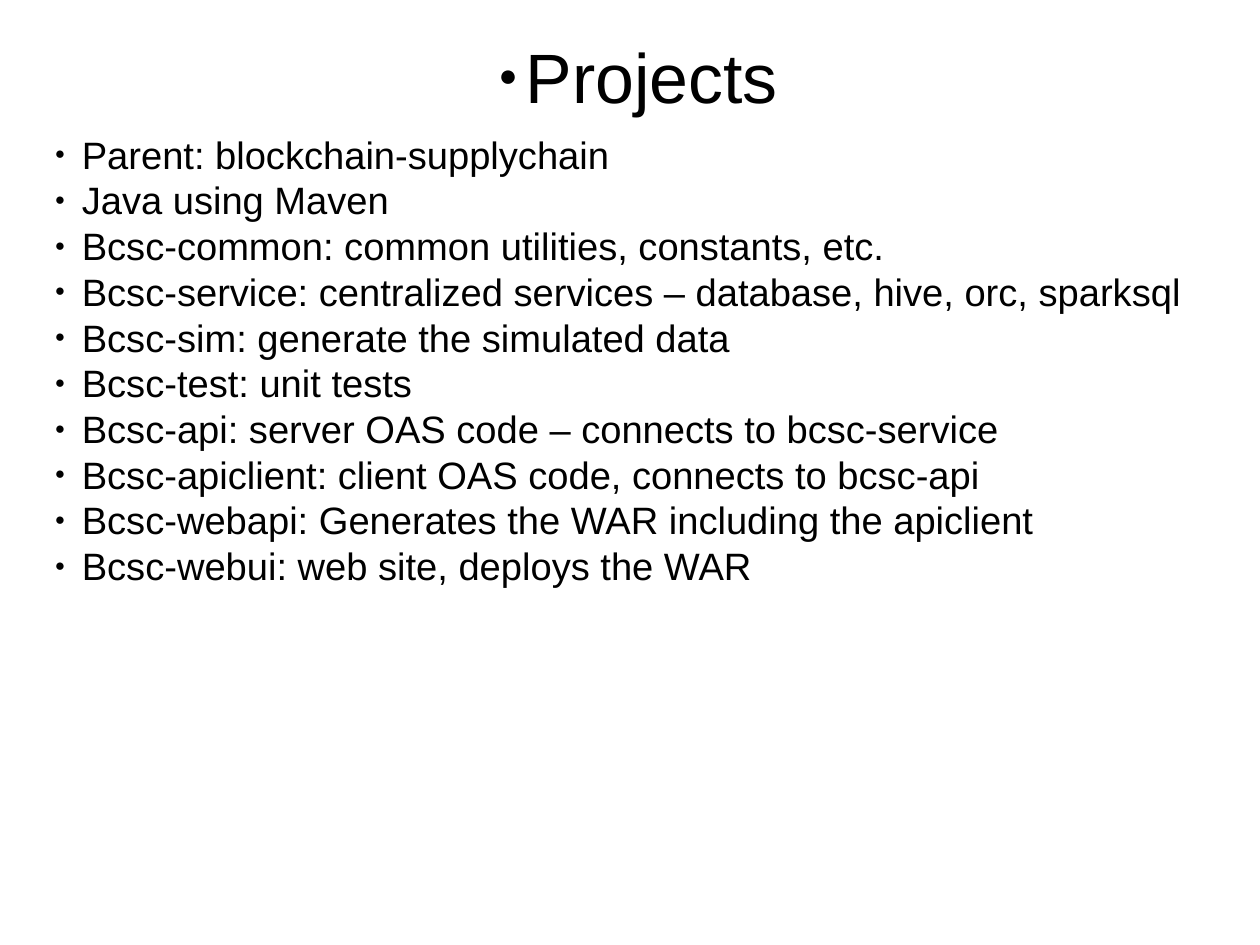
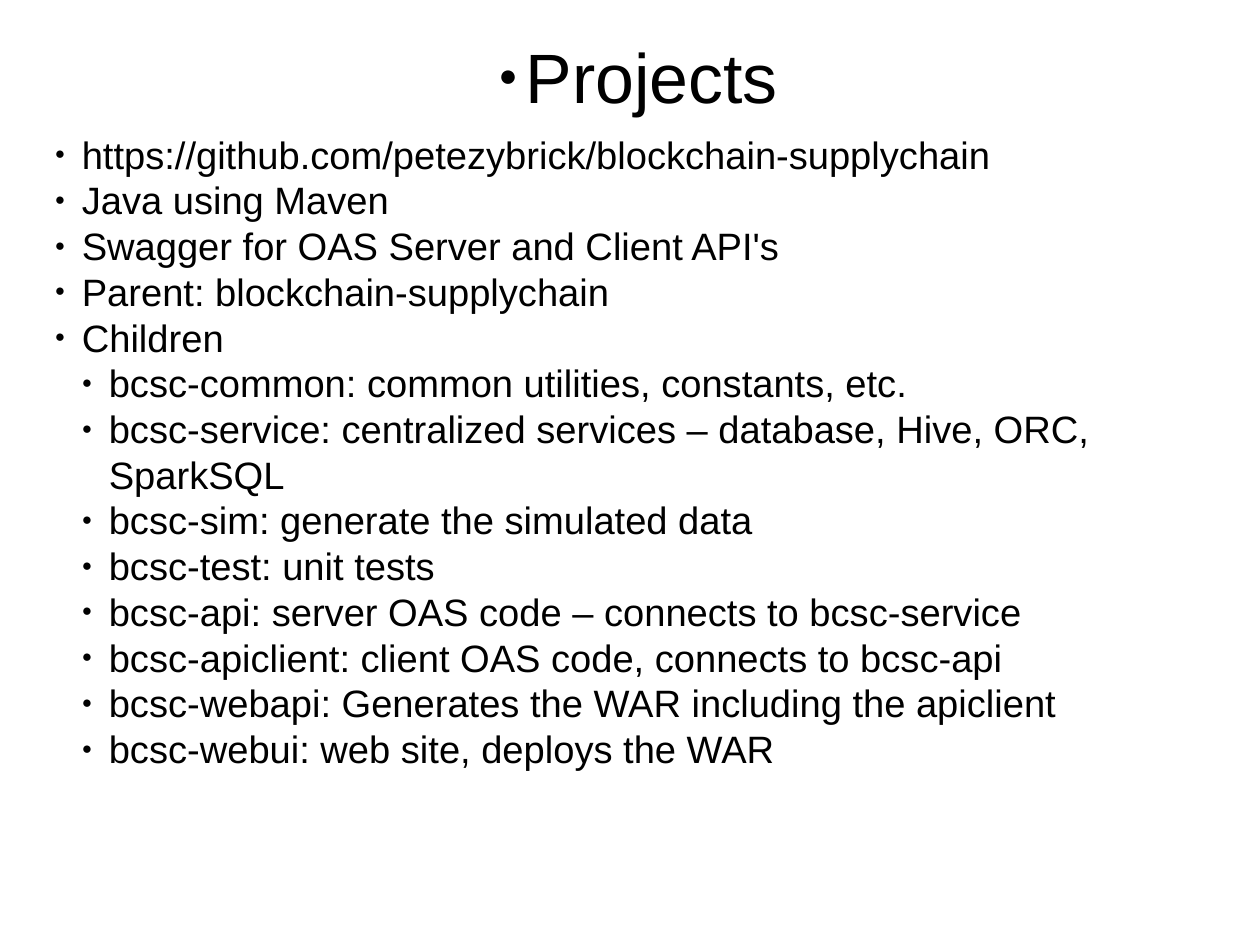
Before and after one commit to petezybrick/blockchain-supplychain, a slide deck: slide 14 of src/site/markdown/bcsc-v2.odp (slide 15 before the commit). Drawn at 1260x945 pixels with LibreOffice and Linux fonts; fonts in the diff are those of the drawing. Boxes give left, top, right and bottom in pixels: in the first picture for what was removed or moved away, otherwise in the second. Text is boxed around its words. In the diff, an @@ line names an element or a change of style, - is before the commit and + after.

```diff
--- a/src/site/markdown/bcsc-v2.odp
+++ b/src/site/markdown/bcsc-v2.odp
@@ text at [82,141,990,268]: paragraphs added @@
+● https://github.com/petezybrick/blockchain-supplychain
+● Java using Maven
+● Swagger for OAS Server and Client API's
@@ text at [82,324,1089,771]: text changed @@
-● Java using Maven
-● Bcsc-common: common utilities, constants, etc.
-● Bcsc-service: centralized services – database, hive, orc, sparksql
-● Bcsc-sim: generate the simulated data
-● Bcsc-test: unit tests
-● Bcsc-api: server OAS code – connects to bcsc-service
-● Bcsc-apiclient: client OAS code, connects to bcsc-api
-● Bcsc-webapi: Generates the WAR including the apiclient
-● Bcsc-webui: web site, deploys the WAR
+● Children
+  ● bcsc-common: common utilities, constants, etc.
+  ● bcsc-service: centralized services – database, Hive, ORC, SparkSQL
+  ● bcsc-sim: generate the simulated data
+  ● bcsc-test: unit tests
+  ● bcsc-api: server OAS code – connects to bcsc-service
+  ● bcsc-apiclient: client OAS code, connects to bcsc-api
+  ● bcsc-webapi: Generates the WAR including the apiclient
+  ● bcsc-webui: web site, deploys the WAR
```
Also in this commit, not shown: 10 other slides changed, 20 slides added, 1 slide removed, 1 other file.
